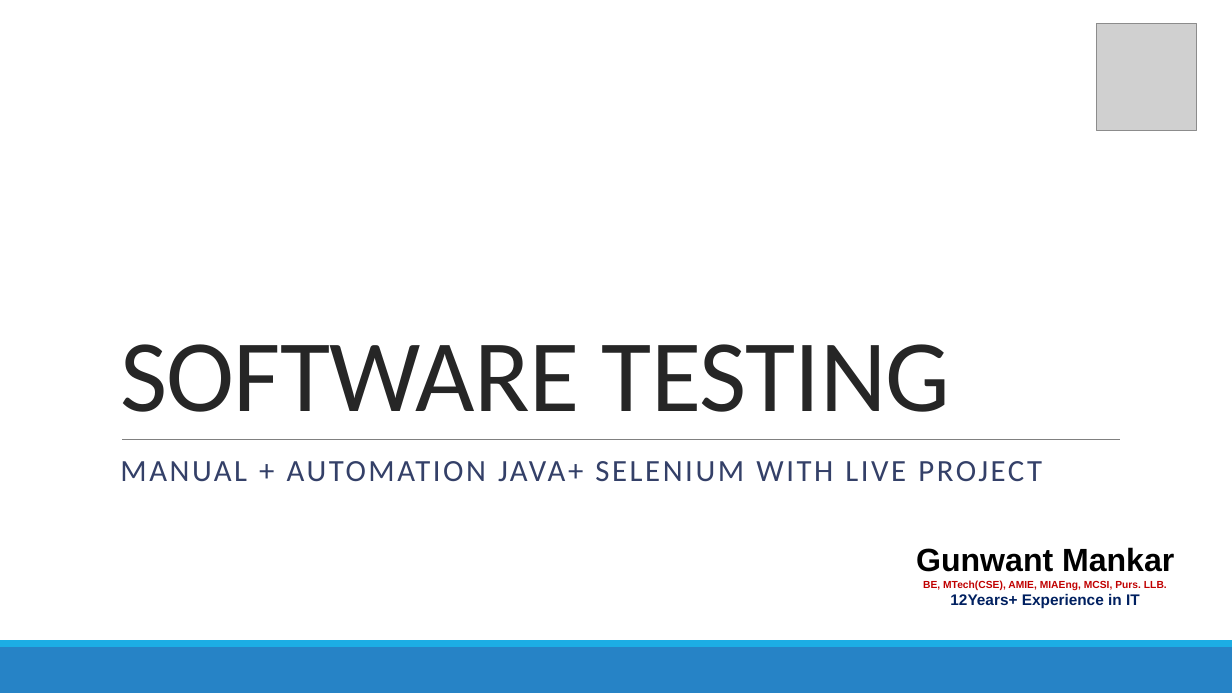
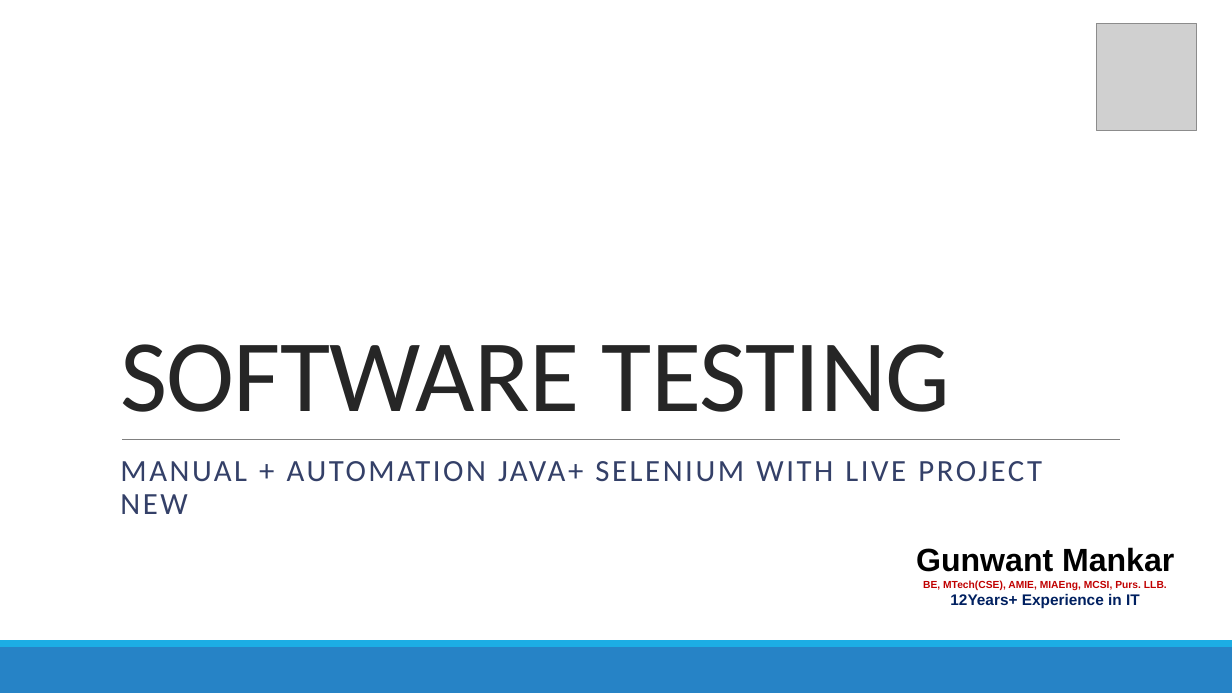
Before and after one commit to ConnectSoftInfotech/Testing, a slide deck: slide 1 of Manual Testing By Gunwant.pptx. Drawn at 1232x693 pixels with LibreOffice and Linux fonts; fonts in the diff are those of the drawing; grey boxes stand for pictures. Boxes give left, top, right and bottom in pixels: in the first picture for what was removed or moved away, otherwise in the second. Text is boxed around its words. In the diff, an @@ line names an element or a change of style, - is before the commit and + after.

Commit message:
new

```diff
--- a/Manual Testing By Gunwant.pptx
+++ b/Manual Testing By Gunwant.pptx
@@ subtitle at box(120, 461, 1042, 514): text changed @@
-MANUAL + AUTOMATION JAVA+ SELENIUM WITH LIVE PROJECT
+MANUAL + AUTOMATION JAVA+ SELENIUM WITH LIVE PROJECT NEW
```
